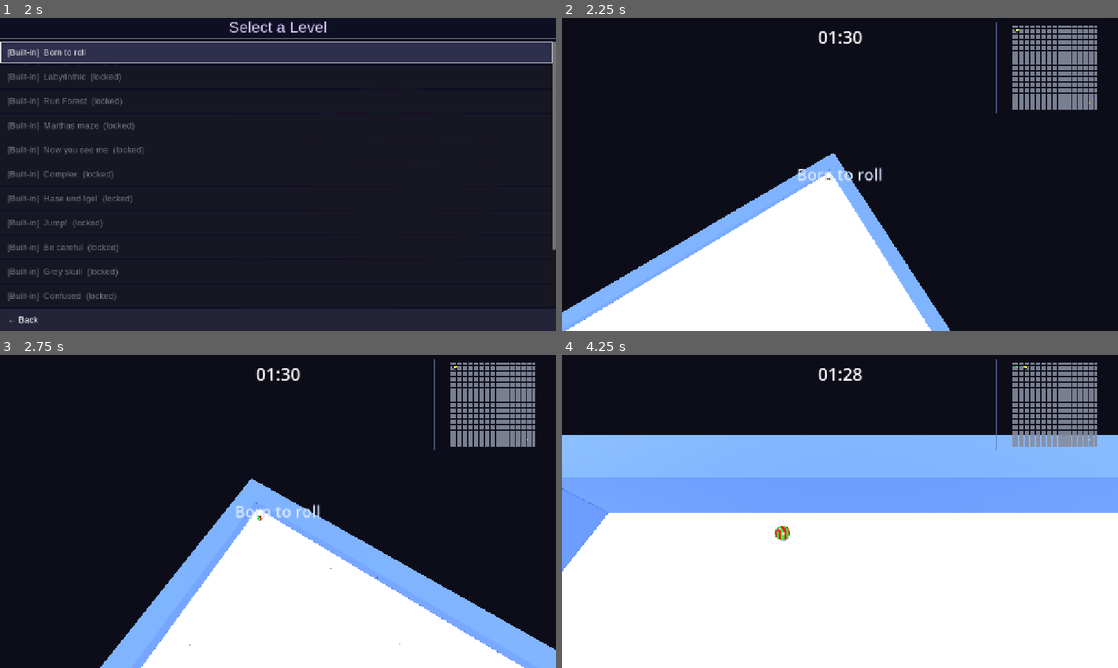
Above: before the commit, frames 1-4 (two rows, left to right).
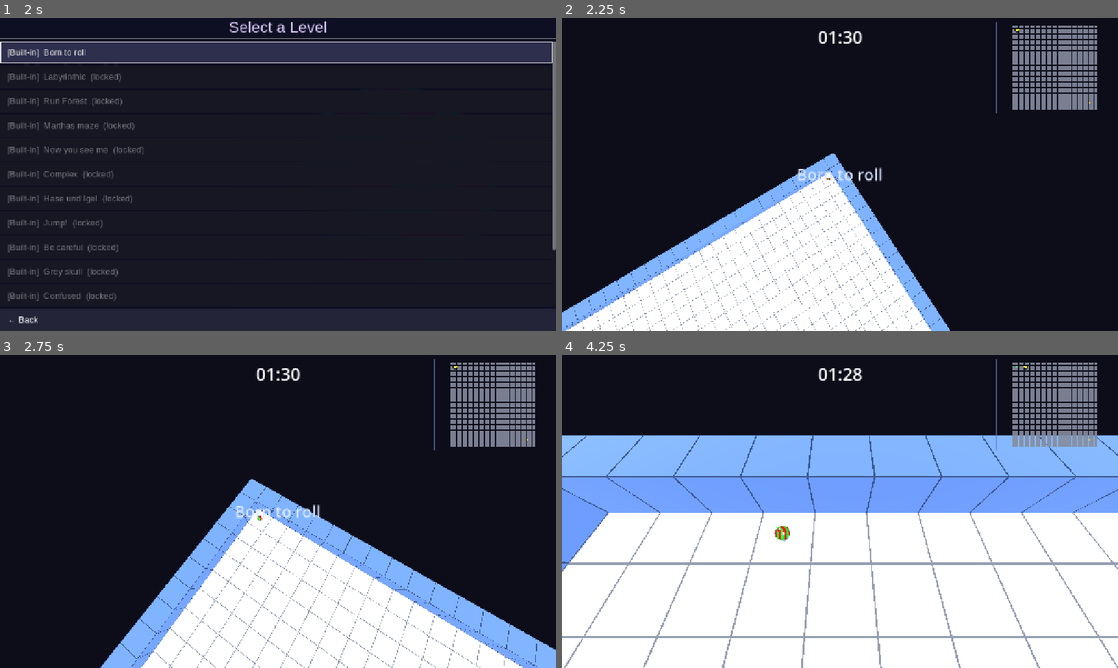
Above: after the commit, the same moments.

Repository: frank-laemmer/marble-maze
Game: Godot game, scene res://scenes/ui/splash_screen.tscn
Same seed, same stepped clock (60 frames per second), same inputs: the game is played once before the commit and once after it.
Inputs (mouse positions are in pixels of both pictures, inside the frame that each line leads up to):
- Up to frame 1 (2 s): click "Play" at 0.5 s; click "Play" at 1.25 s
- Up to frame 2 (2.25 s): click "[Built-in] Born to roll" at 2 s
- Up to frame 3 (2.75 s): no input
- Up to frame 4 (4.25 s): move the mouse to (962, 495) at 2.77 s; hold D (move_right) 2.78-3.5 s; tap Down (cam_down) at 2.85 s; click (962, 495) at 2.92 s; tap Space (jump) at 3.02 s; drag from (728, 527) to (812, 574) at 3.52 s

Frame 1 is identical in both runs. In frame 2, 1.0% of the frame differs, in the area x 0-70%, y 43-100%; in frame 3, 1.3%; in frame 4, 4.0%, in the area x 0-100%, y 25-100%.

Commit message:
Add tile edge outlines and refresh SVG icon
- Draw subtle tone-in-tone border stripes on every visible tile (floor
  and wall) using a single batched SurfaceTool mesh; corner posts seal
  gaps between adjacent wall faces; CULL_DISABLED ensures all faces are
  visible from any angle
- Simplify SVG icon: green base with two tilted red parallelogram bands
  matching the in-game marble stripe angle (~10° from horizontal)

Co-Authored-By: Claude Sonnet 4.6 <noreply@anthropic.com>

Diff:
--- a/icon.svg
+++ b/icon.svg
@@ -1,41 +1,27 @@
 <svg xmlns="http://www.w3.org/2000/svg" viewBox="0 0 1024 1024" width="1024" height="1024">
   <defs>
-    <!-- Diagonal red/green stripes matching the marble shader -->
-    <pattern id="stripes" width="256" height="256" patternUnits="userSpaceOnUse">
-      <rect width="256" height="256" fill="#D90F0F"/>
-      <polygon points="0,0 128,0 0,128"       fill="#14B81F"/>
-      <polygon points="128,256 256,256 256,128" fill="#14B81F"/>
-    </pattern>
-
-    <!-- Key light: bright specular highlight, upper-right -->
-    <radialGradient id="highlight" cx="72%" cy="20%" r="52%">
-      <stop offset="0%"   stop-color="white" stop-opacity="0.80"/>
-      <stop offset="30%"  stop-color="white" stop-opacity="0.30"/>
+    <clipPath id="sphere-clip">
+      <circle cx="512" cy="512" r="500"/>
+    </clipPath>
+    <radialGradient id="highlight" cx="68%" cy="22%" r="48%">
+      <stop offset="0%"   stop-color="white" stop-opacity="0.85"/>
+      <stop offset="40%"  stop-color="white" stop-opacity="0.25"/>
       <stop offset="100%" stop-color="white" stop-opacity="0"/>
     </radialGradient>
-
-    <!-- Shadow: darkens lower-left -->
-    <radialGradient id="shadow" cx="28%" cy="80%" r="70%">
-      <stop offset="20%"  stop-color="black" stop-opacity="0"/>
-      <stop offset="100%" stop-color="black" stop-opacity="0.60"/>
-    </radialGradient>
-
-    <!-- Rim light: cool blue from lower-left, matching the 3D scene -->
-    <radialGradient id="rim" cx="8%" cy="88%" r="50%">
-      <stop offset="0%"   stop-color="#6688FF" stop-opacity="0.40"/>
-      <stop offset="100%" stop-color="#6688FF" stop-opacity="0"/>
-    </radialGradient>
-
-    <!-- Vignette: subtle corner darkening to suggest sphere curvature -->
-    <radialGradient id="vignette" cx="50%" cy="50%" r="72%">
-      <stop offset="55%"  stop-color="black" stop-opacity="0"/>
-      <stop offset="100%" stop-color="black" stop-opacity="0.45"/>
+    <radialGradient id="shadow" cx="30%" cy="78%" r="65%">
+      <stop offset="30%"  stop-color="black" stop-opacity="0"/>
+      <stop offset="100%" stop-color="black" stop-opacity="0.55"/>
     </radialGradient>
   </defs>
 
-  <rect width="1024" height="1024" fill="url(#stripes)"/>
-  <rect width="1024" height="1024" fill="url(#shadow)"/>
-  <rect width="1024" height="1024" fill="url(#rim)"/>
-  <rect width="1024" height="1024" fill="url(#highlight)"/>
-  <rect width="1024" height="1024" fill="url(#vignette)"/>
+  <g clip-path="url(#sphere-clip)">
+    <!-- Green base -->
+    <rect width="1024" height="1024" fill="#14B81F"/>
+    <!-- Two red bands, ~10° tilt from horizontal (lower-left to upper-right) -->
+    <polygon points="0,310 1024,130 1024,380 0,560" fill="#D90F0F"/>
+    <polygon points="0,750 1024,570 1024,1024 0,1024" fill="#D90F0F"/>
+    <!-- Lighting -->
+    <rect width="1024" height="1024" fill="url(#shadow)"/>
+    <rect width="1024" height="1024" fill="url(#highlight)"/>
+  </g>
 </svg>
--- a/scenes/ui/splash_screen.tscn
+++ b/scenes/ui/splash_screen.tscn
@@ -7,4 +7,6 @@
 anchors_preset = 15
 anchor_right = 1.0
 anchor_bottom = 1.0
+grow_horizontal = 2
+grow_vertical = 2
 script = ExtResource("1_ss")
--- a/scripts/level_loader.gd
+++ b/scripts/level_loader.gd
@@ -334,6 +334,7 @@
 	dz.add_child(dz_col)
 	root.add_child(dz)
 
+	_add_grid_lines(root, grid, R, C)
 	return root
 
 ## Returns "ns", "ew", or "" (fall back to wall) based on which pair of
@@ -349,6 +350,135 @@
 	elif above_solid and below_solid:
 		return "ew"
 	return ""
+
+# Edge outlines on every visible tile. CULL_DISABLED so every quad is visible
+# from both sides regardless of camera angle. Wall tiles also get solid corner
+# posts at each vertical edge so adjacent face stripes meet without a gap.
+func _add_grid_lines(root: Node3D, g: Array[String], R: int, C: int) -> void:
+	var lw := 0.05  # stripe width — barely-there
+
+	# ~96 % of each surface's base colour
+	var floor_line_mat := StandardMaterial3D.new()
+	floor_line_mat.albedo_color = Color(0.588, 0.622, 0.7, 1.0)   # floor base: 0.55 0.58 0.65
+	floor_line_mat.shading_mode = BaseMaterial3D.SHADING_MODE_UNSHADED
+	floor_line_mat.cull_mode    = BaseMaterial3D.CULL_DISABLED
+
+	var wall_line_mat := StandardMaterial3D.new()
+	wall_line_mat.albedo_color = Color(0.239, 0.344, 0.57, 1.0)    # wall base: 0.22 0.32 0.52
+	wall_line_mat.shading_mode = BaseMaterial3D.SHADING_MODE_UNSHADED
+	wall_line_mat.cull_mode    = BaseMaterial3D.CULL_DISABLED
+
+	var wall_tiles := ["#", "F", "D", "E", "R", "H"]
+
+	var st_f := SurfaceTool.new(); st_f.begin(Mesh.PRIMITIVE_TRIANGLES)
+	var st_w := SurfaceTool.new(); st_w.begin(Mesh.PRIMITIVE_TRIANGLES)
+
+	for ri in R:
+		for ci in g[ri].length():
+			var ch := g[ri][ci]
+			if ch == "_" or ch == "V" or ch == "I":
+				continue
+			var x := ci * CELL
+			var z := ri * CELL
+
+			if wall_tiles.has(ch):
+				var yt := WALL_H + 0.01   # just above wall-top surface
+				var wh := WALL_H + 0.01   # vertical faces extend to match yt → no top gap
+				# Top face border
+				_hquad(st_w, x,             x + CELL,     z,             z + lw,    yt)
+				_hquad(st_w, x,             x + CELL,     z + CELL - lw, z + CELL,  yt)
+				_hquad(st_w, x,             x + lw,       z,             z + CELL,  yt)
+				_hquad(st_w, x + CELL - lw, x + CELL,     z,             z + CELL,  yt)
+				# Vertical face borders — 0.01 outward offset, height = wh so top meets yt
+				_vface_z(st_w, x, x + CELL, wh, z - 0.01,        lw)  # north
+				_vface_z(st_w, x, x + CELL, wh, z + CELL + 0.01, lw)  # south
+				_vface_x(st_w, z, z + CELL, wh, x - 0.01,        lw)  # west
+				_vface_x(st_w, z, z + CELL, wh, x + CELL + 0.01, lw)  # east
+				# Corner posts — fill the gap between adjacent vertical face stripes
+				_box_st(st_w, x,        wh * 0.5, z,        lw, wh, lw)
+				_box_st(st_w, x + CELL, wh * 0.5, z,        lw, wh, lw)
+				_box_st(st_w, x,        wh * 0.5, z + CELL, lw, wh, lw)
+				_box_st(st_w, x + CELL, wh * 0.5, z + CELL, lw, wh, lw)
+			else:
+				var yf := 0.01
+				_hquad(st_f, x,             x + CELL,     z,             z + lw,    yf)
+				_hquad(st_f, x,             x + CELL,     z + CELL - lw, z + CELL,  yf)
+				_hquad(st_f, x,             x + lw,       z,             z + CELL,  yf)
+				_hquad(st_f, x + CELL - lw, x + CELL,     z,             z + CELL,  yf)
+
+	_commit_lines(root, st_f, floor_line_mat)
+	_commit_lines(root, st_w, wall_line_mat)
+
+
+func _commit_lines(root: Node3D, st: SurfaceTool, mat: StandardMaterial3D) -> void:
+	var mesh := st.commit()
+	if mesh.get_surface_count() == 0:
+		return
+	var vis := MeshInstance3D.new()
+	vis.mesh = mesh
+	vis.material_override = mat
+	root.add_child(vis)
+
+
+# Four border stripes on a vertical face at constant z (north/south wall face)
+func _vface_z(st: SurfaceTool, x0: float, x1: float, wh: float, zf: float, lw: float) -> void:
+	_vquad_z(st, x0,        x1,        0.0,     lw,  zf)
+	_vquad_z(st, x0,        x1,        wh - lw, wh,  zf)
+	_vquad_z(st, x0,        x0 + lw,   0.0,     wh,  zf)
+	_vquad_z(st, x1 - lw,   x1,        0.0,     wh,  zf)
+
+
+# Four border stripes on a vertical face at constant x (west/east wall face)
+func _vface_x(st: SurfaceTool, z0: float, z1: float, wh: float, xf: float, lw: float) -> void:
+	_vquad_x(st, z0,        z1,        0.0,     lw,  xf)
+	_vquad_x(st, z0,        z1,        wh - lw, wh,  xf)
+	_vquad_x(st, z0,        z0 + lw,   0.0,     wh,  xf)
+	_vquad_x(st, z1 - lw,   z1,        0.0,     wh,  xf)
+
+
+# Solid box added to a SurfaceTool (CULL_DISABLED so winding doesn't matter)
+func _box_st(st: SurfaceTool, cx: float, cy: float, cz: float,
+			 sx: float, sy: float, sz: float) -> void:
+	var x0 := cx - sx * 0.5; var x1 := cx + sx * 0.5
+	var y0 := cy - sy * 0.5; var y1 := cy + sy * 0.5
+	var z0 := cz - sz * 0.5; var z1 := cz + sz * 0.5
+	_hquad(st, x0, x1, z0, z1, y1)   # top
+	_hquad(st, x0, x1, z0, z1, y0)   # bottom
+	_vquad_z(st, x0, x1, y0, y1, z0) # north
+	_vquad_z(st, x0, x1, y0, y1, z1) # south
+	_vquad_x(st, z0, z1, y0, y1, x0) # west
+	_vquad_x(st, z0, z1, y0, y1, x1) # east
+
+
+# Horizontal quad at constant y
+func _hquad(st: SurfaceTool, x0: float, x1: float, z0: float, z1: float, y: float) -> void:
+	st.add_vertex(Vector3(x0, y, z0))
+	st.add_vertex(Vector3(x1, y, z0))
+	st.add_vertex(Vector3(x1, y, z1))
+	st.add_vertex(Vector3(x0, y, z0))
+	st.add_vertex(Vector3(x1, y, z1))
+	st.add_vertex(Vector3(x0, y, z1))
+
+
+# Vertical quad at constant z (XY plane — north/south faces)
+func _vquad_z(st: SurfaceTool, x0: float, x1: float, y0: float, y1: float, z: float) -> void:
+	st.add_vertex(Vector3(x0, y0, z))
+	st.add_vertex(Vector3(x1, y0, z))
+	st.add_vertex(Vector3(x1, y1, z))
+	st.add_vertex(Vector3(x0, y0, z))
+	st.add_vertex(Vector3(x1, y1, z))
+	st.add_vertex(Vector3(x0, y1, z))
+
+
+# Vertical quad at constant x (ZY plane — west/east faces)
+func _vquad_x(st: SurfaceTool, z0: float, z1: float, y0: float, y1: float, x: float) -> void:
+	st.add_vertex(Vector3(x, y0, z0))
+	st.add_vertex(Vector3(x, y0, z1))
+	st.add_vertex(Vector3(x, y1, z1))
+	st.add_vertex(Vector3(x, y0, z0))
+	st.add_vertex(Vector3(x, y1, z1))
+	st.add_vertex(Vector3(x, y1, z0))
+
 
 func _add_box(root: Node3D, body: StaticBody3D,
 			  mesh: BoxMesh, mat: StandardMaterial3D,
